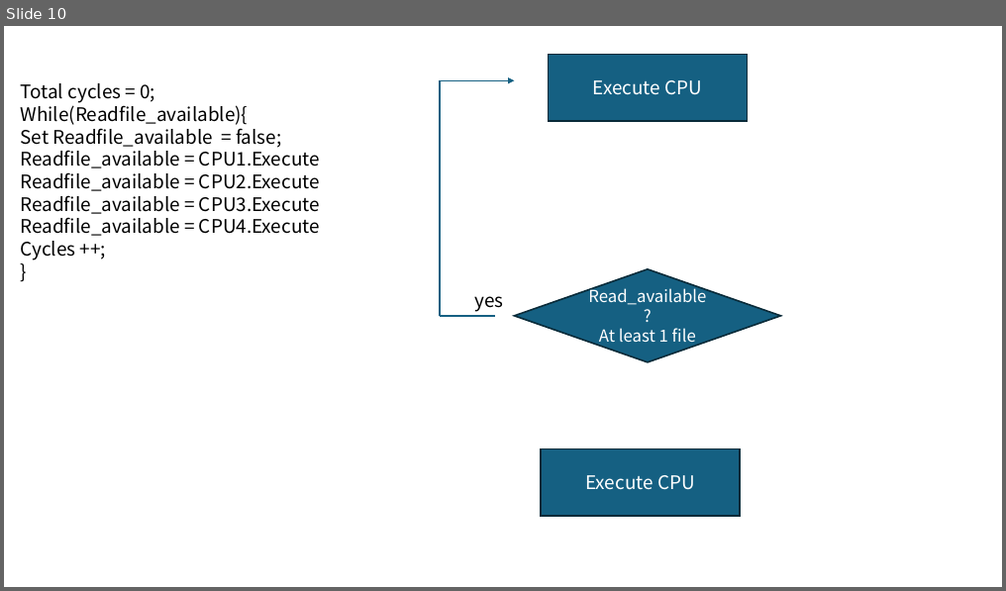
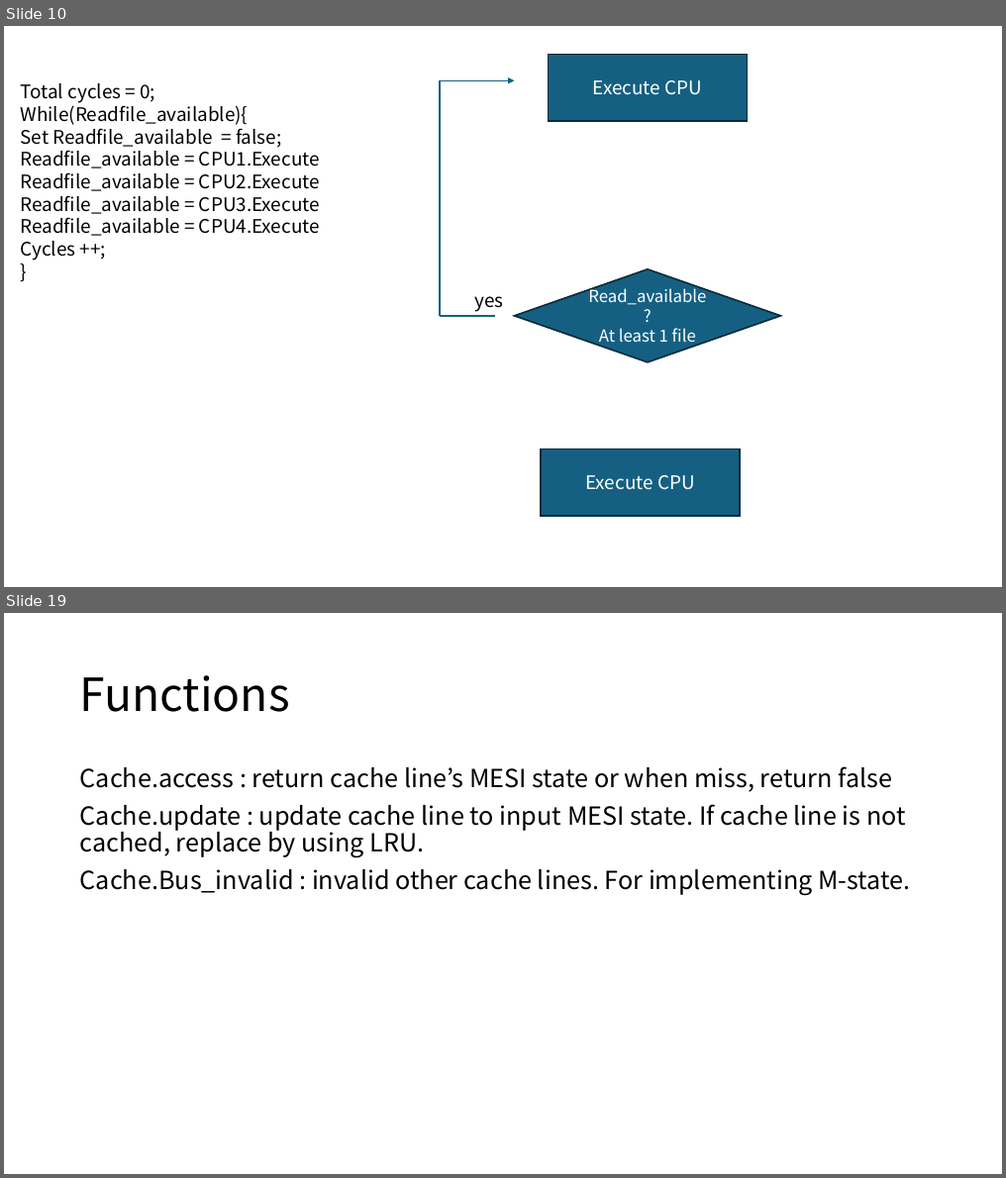
Before and after one commit to GillchLee/CS4223, a slide deck: assignment2/Assignment2.pptx. Shown one above the other, each under a label of ours: slide 10 before the commit, slides 10 and 19 after it; the slides between them are not shown. The pictures are 1006x591 and 1006x1178 pixels, drawn with LibreOffice and Linux fonts; fonts in the diff are those of the drawing. Boxes give left, top, right and bottom in pixels: in the first picture for what was removed or moved away, otherwise in the second. Text is boxed around its words. In the diff, an @@ line names an element or a change of style, - is before the commit and + after.

Commit message:
MESI protocol ( store instruction update)

```diff
--- a/assignment2/Assignment2.pptx
+++ b/assignment2/Assignment2.pptx
@@ slide 19 added at (4, 613, 1002, 1174), background #FFFFFF @@
@@ title added at (80, 675, 290, 712), 44 pt, text #000000 @@
+Functions
@@ text added at (80, 766, 910, 896), 24 pt, text #000000 @@
+Cache.access : return cache line’s MESI state or when miss, return false
+Cache.update : update cache line to input MESI state. If cache line is not cached, replace by using LRU.
+Cache.Bus_invalid : invalid other cache lines. For implementing M-state.
```
Also in this commit, not shown: 1 slide changed, 8 other slides added, 1 other file.
